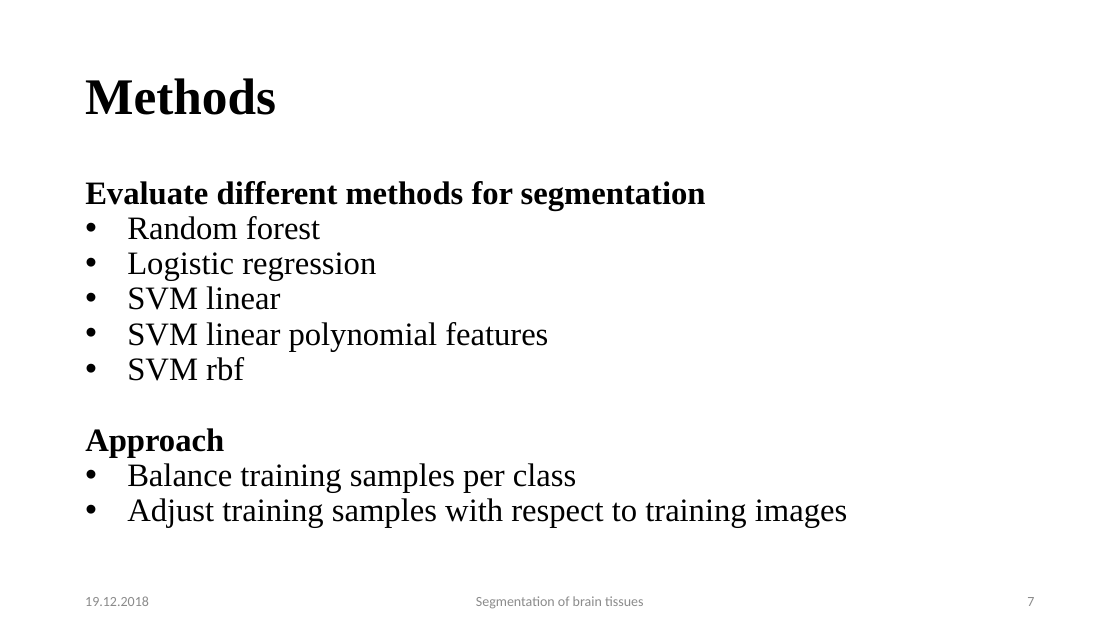
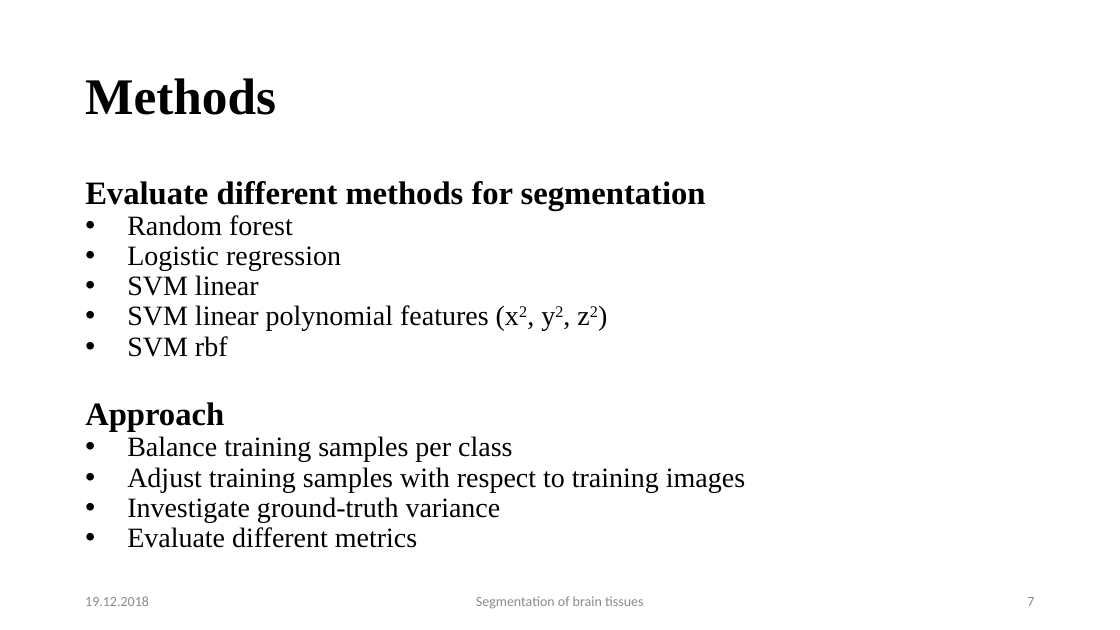
Before and after one commit to mhayoz/MIALab, a slide deck: slide 7 of Final Mialab.pptx. Drawn at 1120x630 pixels with LibreOffice and Linux fonts; fonts in the diff are those of the drawing; background and template pictures are left out. Boxes give left, top, right and bottom in pixels: in the first picture for what was removed or moved away, otherwise in the second. Text is boxed around its words. In the diff, an @@ line names an element or a change of style, - is before the commit and + after.

```diff
--- a/Final Mialab.pptx
+++ b/Final Mialab.pptx
@@ text at [127,215,745,492]: size 28 to 24 pt in "Random forest", "Logistic regression", "SVM linear", "SVM rbf" and 2 more places @@
@@ text at [127,305,489,331]: text changed; size 28 to 24 pt @@
-• SVM linear polynomial features
+• SVM linear polynomial features (x2, y2, z2)
@@ text at [127,497,501,548]: paragraphs added @@
+• Investigate ground-truth variance
+• Evaluate different metrics
```
Also in this commit, not shown: 3 other slides changed.
